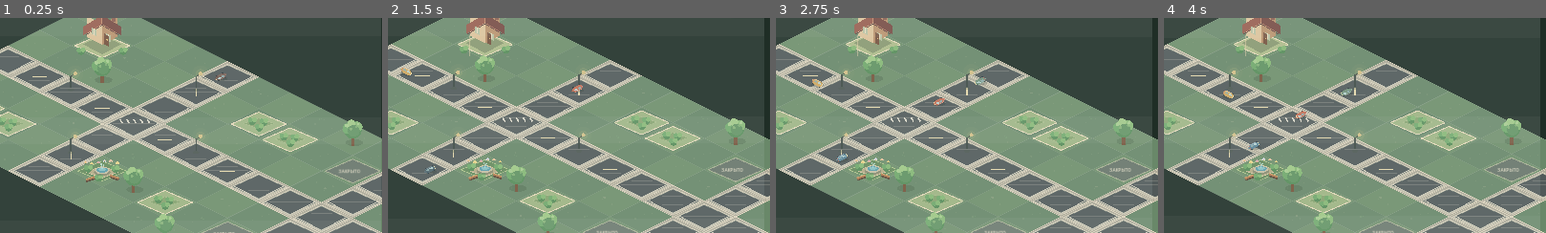
Above: before the commit, frames 1-4 (left to right).
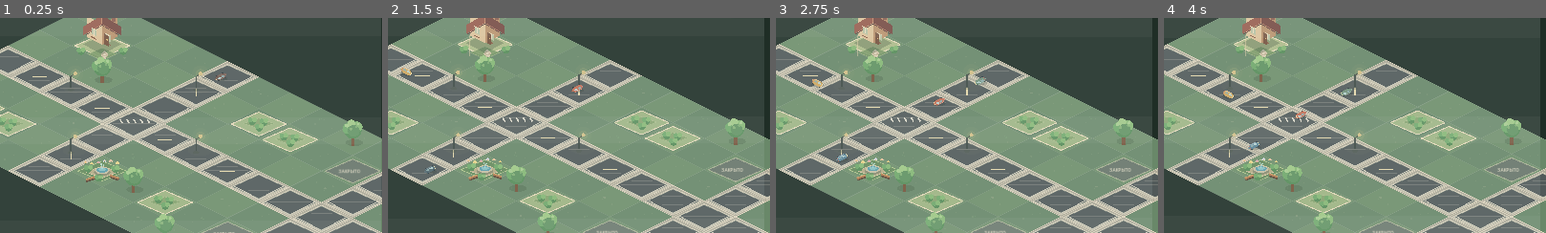
Above: after the commit, the same moments.

Repository: wellbi-creator/rayon-za-rubl
Game: Godot game, scene res://scenes/main.tscn
The game is run twice, just before and just after one commit, with the same random seed, the same clock (stepped at 60 frames per second) and the same inputs.
Inputs (mouse positions are % of the whole screen's width and height, from its top left):
- Up to frame 1 (0.25 s): no input
- Up to frame 2 (1.5 s): move the mouse to (72, 45) at 0.52 s; hold D 0.53-1.25 s; click (72, 45) at 0.67 s; click "⌂ КАРТА" at 1.25 s
- Up to frame 3 (2.75 s): click "⌁ СТРОИТЕЛЬСТВО" at 2 s
- Up to frame 4 (4 s): click "⚒ УСЛУГИ" at 2.75 s; click "▥ СТАТИСТИКА" at 3.5 s
The pictures show only the part of the screen within x 25-75%, y 22-72%; the shares and areas given below are measured in that part.

The runs differ from the first frame. In frame 1, 0.2% of the frame differs, in the area x 23-31%, y 4-20%; in frame 2, 0.2%, in the area x 21-29%, y 3-19%; in frame 3, 0.2%; in frame 4, 0.2%.

Commit message:
M6.4: add garden paths, facade accents and warmer street lighting

Diff:
--- a/scripts/world/isometric_district_world.gd
+++ b/scripts/world/isometric_district_world.gd
@@ -528,6 +528,11 @@
 
 
 func _draw_house(ground: Vector2, repaired: bool) -> void:
+	# Front garden, stepping-stone path and soft footprint shadow.
+	_draw_diamond(ground + Vector2(0, 17), Vector2(58, 25), Color("#789765", 0.88), Color("#a9b985", 0.65), 1.0)
+	_draw_diamond(ground + Vector2(5, 19), Vector2(15, 19), Color("#c7b99a"), Color("#ded2b8"), 0.8)
+	for step_index in 3:
+		draw_ellipse(ground + Vector2(5, 13 + float(step_index) * 5), Vector2(3.2, 1.6), Color("#e2d7bf", 0.88))
 	# Footprint shadow and two facade planes; the base point stays on the plot cell.
 	draw_colored_polygon(PackedVector2Array([
 		ground + Vector2(-39, -3), ground + Vector2(0, -21),
@@ -564,6 +569,13 @@
 	window_color = window_color.lerp(Color("#f2cf78"), night_factor * 0.85)
 	_draw_iso_window(ground + Vector2(-21, -37), window_color)
 	_draw_iso_window(ground + Vector2(8, -25), window_color)
+	# Painted window frames and small flower boxes catch the warm facade light.
+	draw_line(ground + Vector2(-22, -37), ground + Vector2(-11, -31), Color("#f0dfc0"), 1.2)
+	draw_line(ground + Vector2(-17, -34), ground + Vector2(-17, -20), Color("#f0dfc0"), 1.0)
+	draw_line(ground + Vector2(7, -25), ground + Vector2(18, -19), Color("#e6d2b3"), 1.2)
+	draw_line(ground + Vector2(12, -22), ground + Vector2(12, -8), Color("#e6d2b3"), 1.0)
+	draw_line(ground + Vector2(-23, -19), ground + Vector2(-12, -13), Color("#8b5c45"), 2.0)
+	draw_line(ground + Vector2(6, -7), ground + Vector2(17, -1), Color("#8b5c45"), 2.0)
 	if night_factor > 0.05:
 		draw_circle(ground + Vector2(-16, -28), 10.0, Color("#f7d98b", night_factor * 0.10))
 		draw_circle(ground + Vector2(13, -16), 10.0, Color("#f7d98b", night_factor * 0.10))
@@ -766,10 +778,12 @@
 	draw_circle(pos + Vector2(4, -4), 5, leaves[2])
 
 func _draw_lamp(pos: Vector2) -> void:
+	var lamp_glow := night_factor
+	if lamp_glow > 0.04:
+		draw_ellipse(pos + Vector2(8, 0), Vector2(25, 11), Color("#f3d98e", lamp_glow * 0.045))
 	draw_ellipse(pos + Vector2(0, 4), Vector2(7, 3), Color("#435443", 0.3))
 	draw_line(pos, pos + Vector2(0, -24), Color("#3d4944"), 3.0)
 	draw_line(pos + Vector2(0, -23), pos + Vector2(8, -28), Color("#3d4944"), 2.0)
-	var lamp_glow := night_factor
 	draw_circle(pos + Vector2(9, -29), 4.0, Color("#f3d98e").lerp(Color("#b5a77e"), 1.0 - lamp_glow))
 	if lamp_glow > 0.04:
 		draw_circle(pos + Vector2(9, -29), 9.0 + sin(construction_animation_time * 2.0) * 1.0, Color("#f3d98e", lamp_glow * 0.22))
